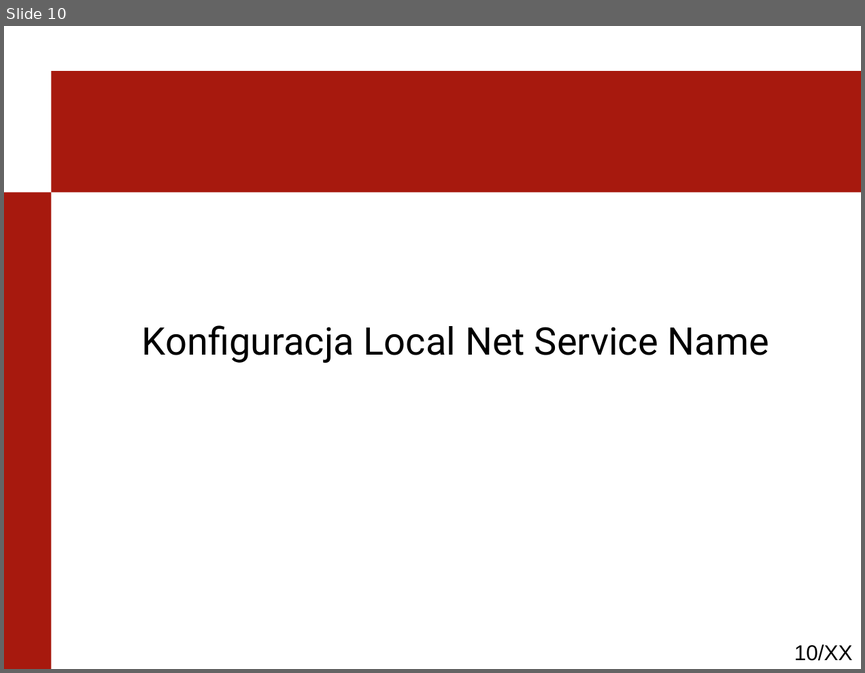
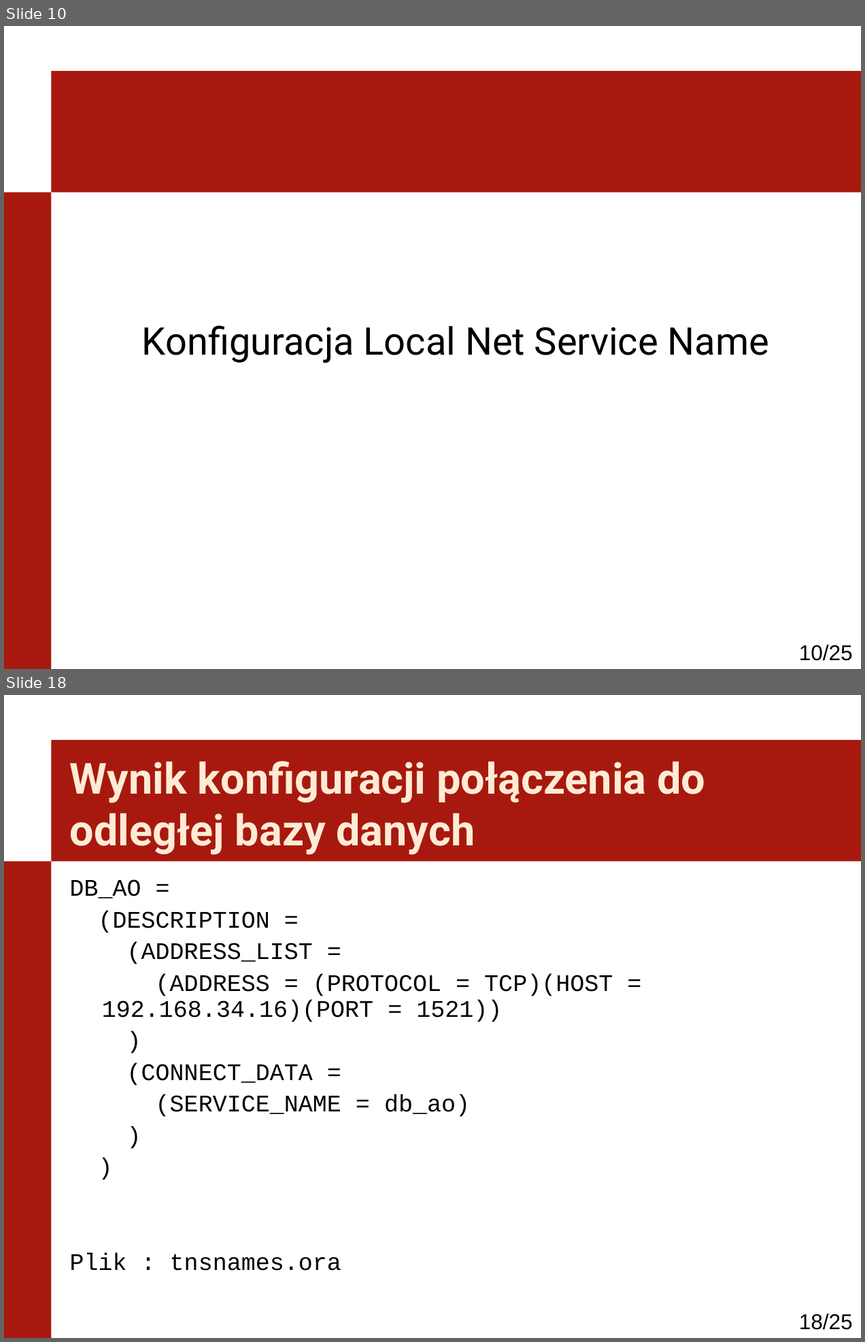
Before and after one commit to kaczanmo/projekt_bd_2013, a slide deck: prezentacja_2/prezentacja_2.ppt. Shown one above the other, each under a label of ours: slide 10 before the commit, slides 10 and 18 after it; the slides between them are not shown. The pictures are 865x673 and 865x1342 pixels, drawn with LibreOffice and Linux fonts; fonts in the diff are those of the drawing; background and template pictures are left out. Boxes give left, top, right and bottom in pixels: in the first picture for what was removed or moved away, otherwise in the second. Text is boxed around its words. In the diff, an @@ line names an element or a change of style, - is before the commit and + after.

```diff
--- a/prezentacja_2/prezentacja_2.ppt
+++ b/prezentacja_2/prezentacja_2.ppt
@@ slide 18 added at bbox=[4, 695, 861, 1338], background #FFFFFF; not listed: 3 template elements that a slide beside it also shows @@
@@ title added at bbox=[70, 761, 705, 855], 36 pt, text #FFEBD5, bold @@
+Wynik konfiguracji połączenia do odległej bazy danych
@@ text added at bbox=[70, 879, 613, 1270], 20 pt, text #000000 @@
+DB_AO =
+(DESCRIPTION =
+(ADDRESS_LIST =
+(ADDRESS = (PROTOCOL = TCP)(HOST = 192.168.34.16)(PORT = 1521))
+)
+(CONNECT_DATA =
+(SERVICE_NAME = db_ao)
+)
+)
+Plik : tnsnames.ora
@@ page number at bbox=[799, 644, 853, 660]: text changed @@
-10/XX
+10/25
```
Also in this commit, not shown: 4 slides changed, 2 other slides added, 1 slide removed, 5 other files.
